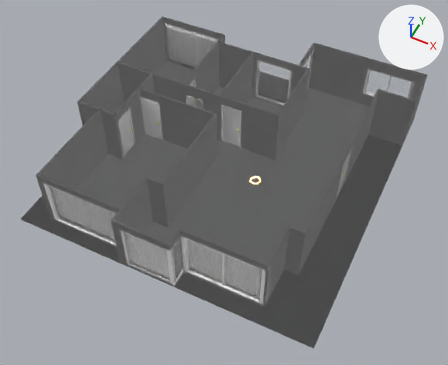
Two versions of the Blender file 中航城_模块化墙体_ThreeJS导出.blend, one commit apart.
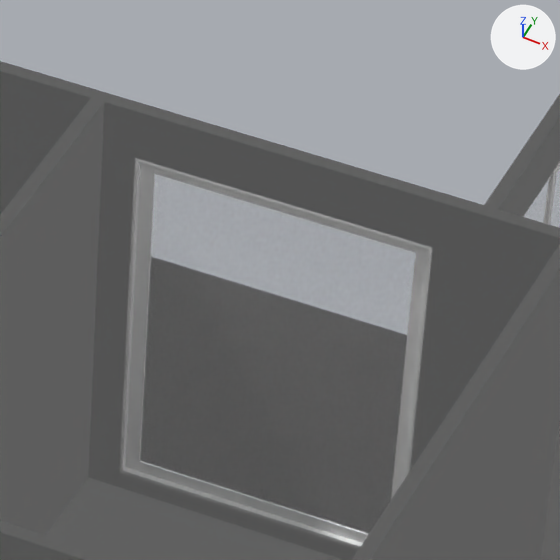
The first picture shows the older version from a 50 mm lens placed at (97.0, -485.0, 569.0), pointed at (-128.0, -35.0, 6.0). The close-ups show the older and then the newer version on the part from 54% to 69% of the width and 11% to 29% of the height of that picture. Only the edits that show in the close-ups are written down. Lighting does not change. The marker at upper right points along +X, +Y and +Z.

Objects in the first close-up: 'Floor_GLTF_Export', 'Wall_Redrawn_X08_P05', 'Wall_Redrawn_X09_P01', 'Wall_Redrawn_X09_P02', 'Wall_Redrawn_X09_P03', 'Wall_Redrawn_X09_P04', 'Wall_Redrawn_Y06_P01', 'Wall_Redrawn_Y10_P01', 'Walls_GLTF_Export', 'Window_Animated_10', 'Window_Frame_Static_10' and 3 more.
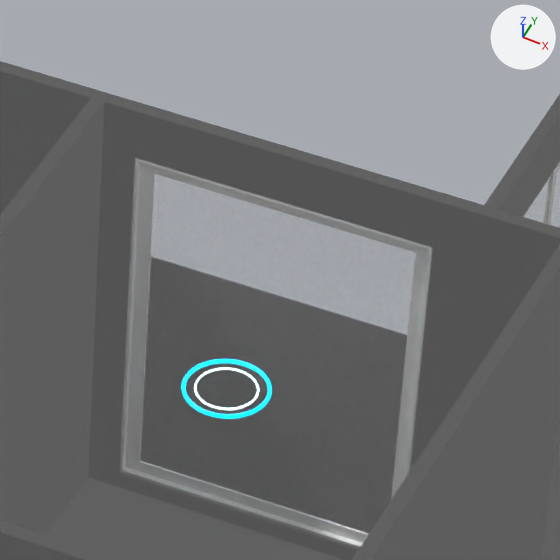
Where the change shows, as pixel boxes (x1, y1, x2, y2) in the close-ups (560 x 560 px):
'书房_灯光标记_04_外环', added (cyan): after (181, 359, 272, 419)
'书房_灯光标记_04_内环', added: after (194, 368, 259, 410)

Diff of the bpy script that builds the scene:
```diff
--- a/中航城_模块化墙体_ThreeJS导出.blend.py
+++ b/中航城_模块化墙体_ThreeJS导出.blend.py
@@ mat_mat_lighthotspot_ice @@
+mat_mat_lighthotspot_ice = principled_material('MAT_LightHotspot_Ice')
+mat_mat_lighthotspot_ice.base_color = (0.55, 0.9, 1.0)  # cyan #c4f3ff
+mat_mat_lighthotspot_ice.roughness = 0.25
+mat_mat_lighthotspot_ice.emission_color = (0.55, 0.9, 1.0)  # cyan #c4f3ff
+mat_mat_lighthotspot_ice.emission_strength = 4.0
@@ mat_mat_lighthotspot_cyan @@
+mat_mat_lighthotspot_cyan = principled_material('MAT_LightHotspot_Cyan')
+mat_mat_lighthotspot_cyan.base_color = (0.0, 0.55, 1.0)  # cyan #00c4ff
+mat_mat_lighthotspot_cyan.roughness = 0.32
+mat_mat_lighthotspot_cyan.emission_color = (0.0, 0.55, 1.0)  # cyan #00c4ff
+mat_mat_lighthotspot_cyan.emission_strength = 3.2
@@ me_书房_灯光标记_04_内环_网格 @@
+me_书房_灯光标记_04_内环_网格.from_pydata(...)  # 288 vertices, 288 faces; spans x -4.82..4.82, y -4.82..4.82, z -0.15..0.15
+me_书房_灯光标记_04_内环_网格.materials.append(mat_mat_lighthotspot_ice)  # cyan #c4f3ff, glowing cyan #c4f3ff
@@ me_书房_灯光标记_04_外环_网格 @@
+me_书房_灯光标记_04_外环_网格.from_pydata(...)  # a torus around z (ring radius 6.4, tube radius 0.32) spanning x -6.72..6.72, y -6.72..6.72, z -0.32..0.32
+me_书房_灯光标记_04_外环_网格.materials.append(mat_mat_lighthotspot_cyan)  # cyan #00c4ff, glowing cyan #00c4ff
@@ ob_书房_灯光标记_04_内环 @@
+ob_书房_灯光标记_04_内环 = bpy.data.objects.new('书房_灯光标记_04_内环', me_书房_灯光标记_04_内环_网格)
+ob_书房_灯光标记_04_内环.parent = ob_书房_灯光交互_04
+ob_书房_灯光标记_04_内环.matrix_parent_inverse = Matrix(((1.0, 0.0, 0.0, 127.2), (0.0, 1.0, 0.0, -88.57), (0.0, 0.0, 1.0, -67.75), (0.0, 0.0, 0.0, 1.0)))
+ob_书房_灯光标记_04_内环.location = (-127.2, 88.57, 64.51)
@@ ob_书房_灯光交互_04 @@
+ob_书房_灯光交互_04 = bpy.data.objects.new('书房_灯光交互_04', None)
+ob_书房_灯光交互_04.location = (-127.2, 88.57, 67.75)
@@ ob_书房_灯光标记_04_外环 @@
+ob_书房_灯光标记_04_外环 = bpy.data.objects.new('书房_灯光标记_04_外环', me_书房_灯光标记_04_外环_网格)
+ob_书房_灯光标记_04_外环.parent = ob_书房_灯光交互_04
+ob_书房_灯光标记_04_外环.matrix_parent_inverse = Matrix(((1.0, 0.0, 0.0, 127.2), (0.0, 1.0, 0.0, -88.57), (0.0, 0.0, 1.0, -67.75), (0.0, 0.0, 0.0, 1.0)))
+ob_书房_灯光标记_04_外环.location = (-127.2, 88.57, 64.55)
```
